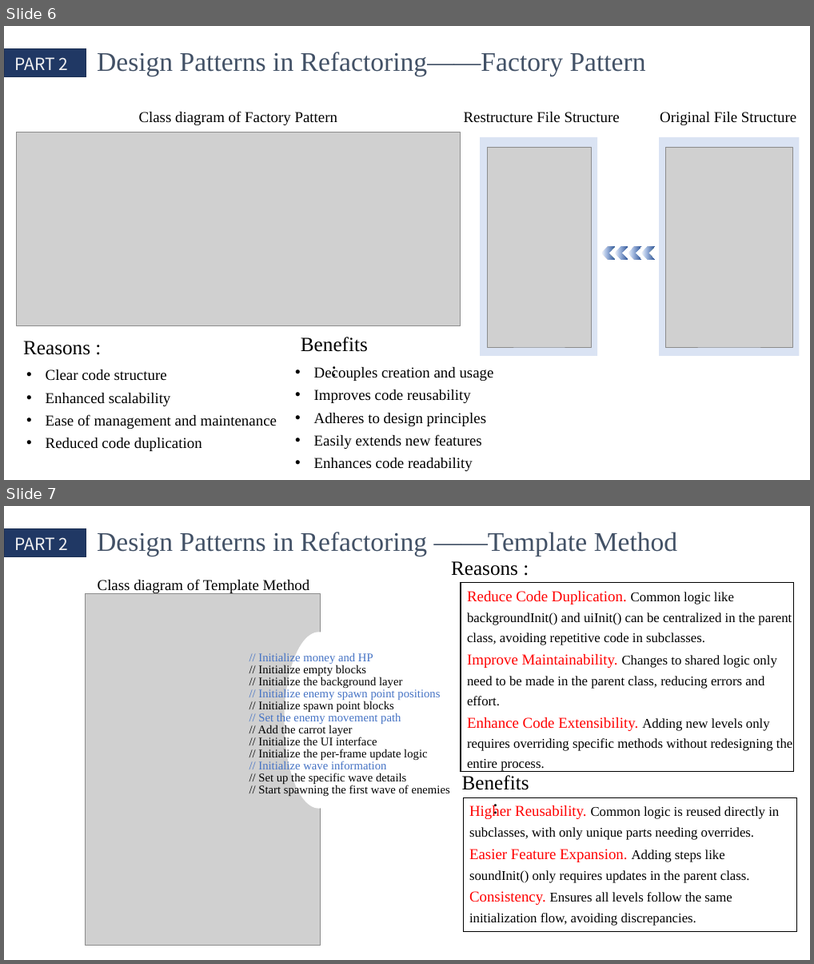
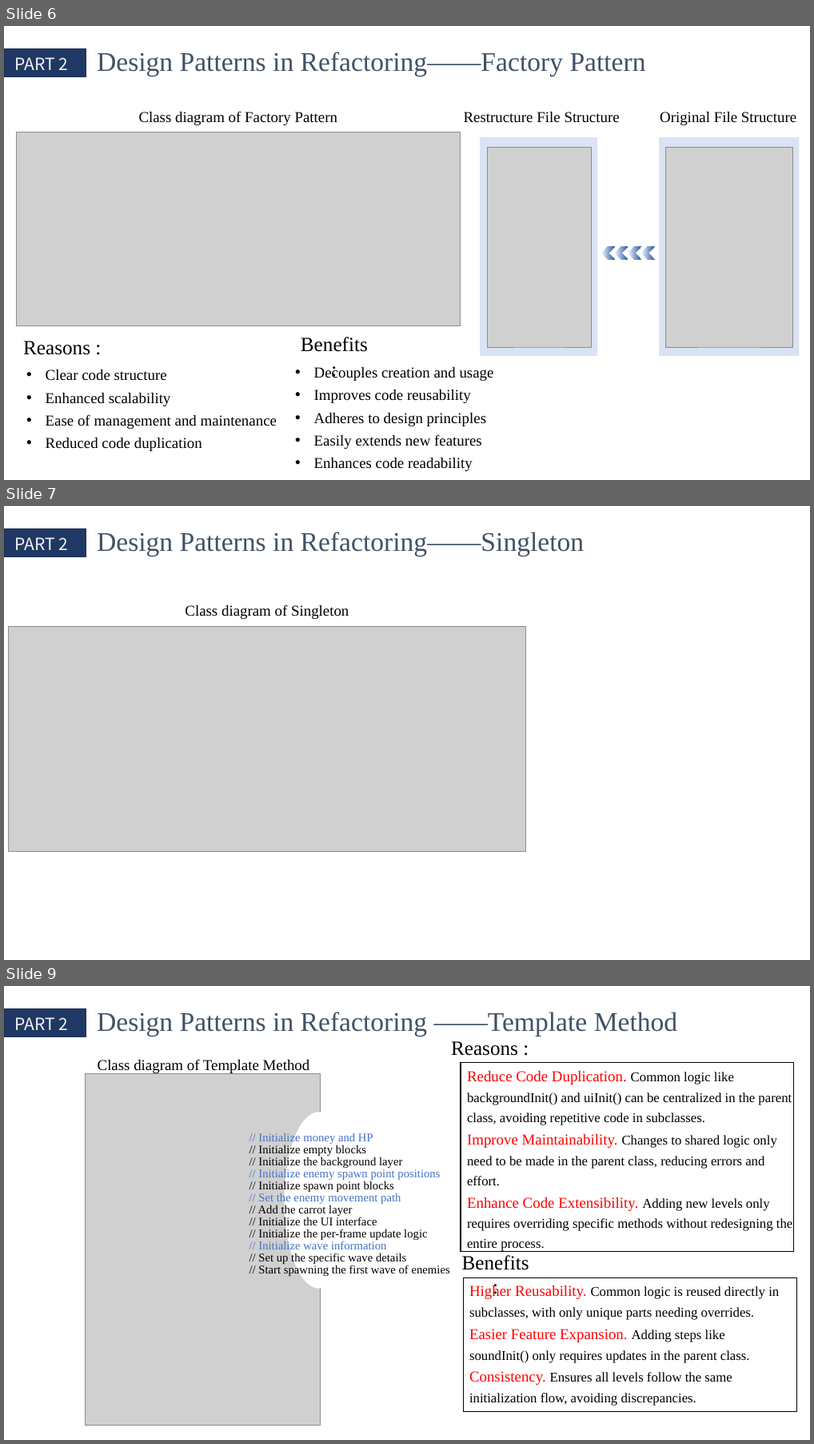
Before and after one commit to QinCheng0928/Cocos2d, a slide deck: 文档/DesignPattern.pptx. Shown one above the other, each under a label of ours: slides 6 and 7 before the commit, slides 6, 7 and 9 after it; the slides between them are not shown. The pictures are 814x964 and 814x1444 pixels, drawn with LibreOffice and Linux fonts; fonts in the diff are those of the drawing; grey boxes stand for pictures. Boxes give left, top, right and bottom in pixels: in the first picture for what was removed or moved away, otherwise in the second. Text is boxed around its words. In the diff, an @@ line names an element or a change of style, - is before the commit and + after.

```diff
--- a/文档/DesignPattern.pptx
+++ b/文档/DesignPattern.pptx
@@ slide 7 added at (4,506,810,960), background #FFFFFF @@
@@ rectangle added at (4,529,86,557), fill #203864, outline #1E3256 1 pt @@
@@ text added at (14,537,68,550), 20 pt, text #F2F2F2 @@
+PART 2
@@ text added at (97,532,585,556), 32 pt, text #425166 @@
+Design Patterns in Refactoring——Singleton
@@ text added at (185,604,349,619), 18 pt, text #000000 @@
+Class diagram of Singleton
@@ picture added at (9,626,526,851) @@
@@ what was slide 7 is now slide 9 @@
```
Also in this commit, not shown: 4 slides changed, 3 other files.
